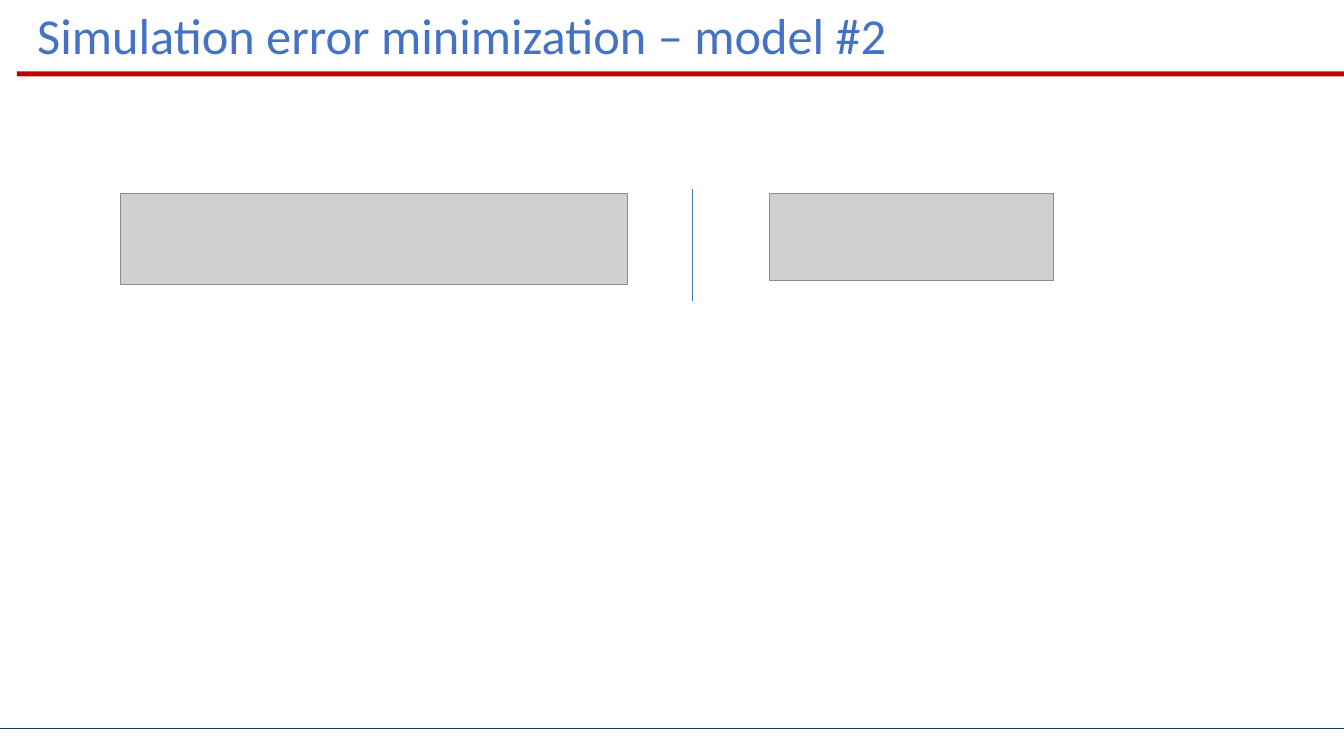
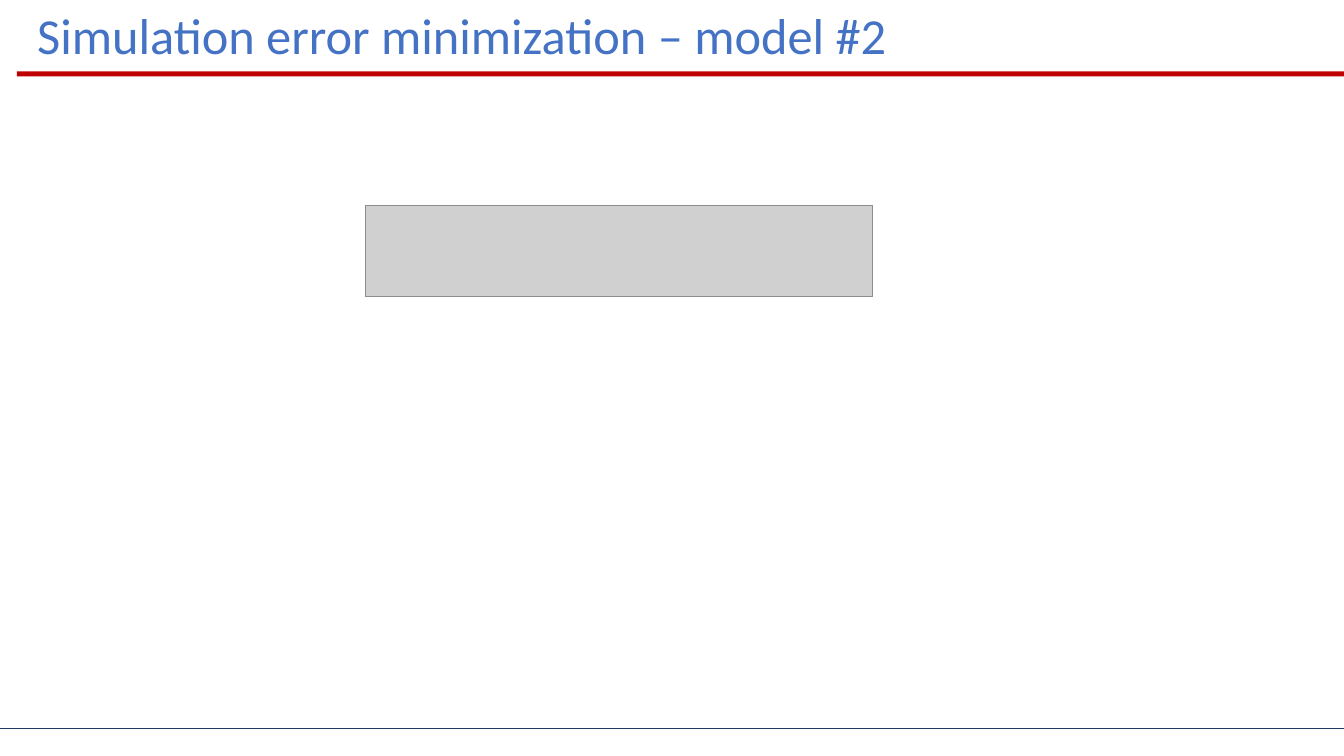
Before and after one commit to dariopi/Deep_Learning_for_SYSID_Lugano24, a slide deck: slide 10 of Exercises/state_space/state_space_exercise.pptx. Drawn at 1344x756 pixels with LibreOffice and Linux fonts; fonts in the diff are those of the drawing; grey boxes stand for pictures; background and template pictures are left out. Boxes give left, top, right and bottom in pixels: in the first picture for what was removed or moved away, otherwise in the second. Text is boxed around its words. In the diff, an @@ line names an element or a change of style, - is before the commit and + after.

```diff
--- a/Exercises/state_space/state_space_exercise.pptx
+++ b/Exercises/state_space/state_space_exercise.pptx
@@ picture: place and size @@
-picture at [120, 194, 628, 284]
+picture at [365, 206, 873, 296]
@@ line removed from (693, 189) to (693, 301) @@
@@ picture removed at [769, 194, 1054, 280] @@
```
Also in this commit, not shown: 3 other slides changed, 1 other file.
